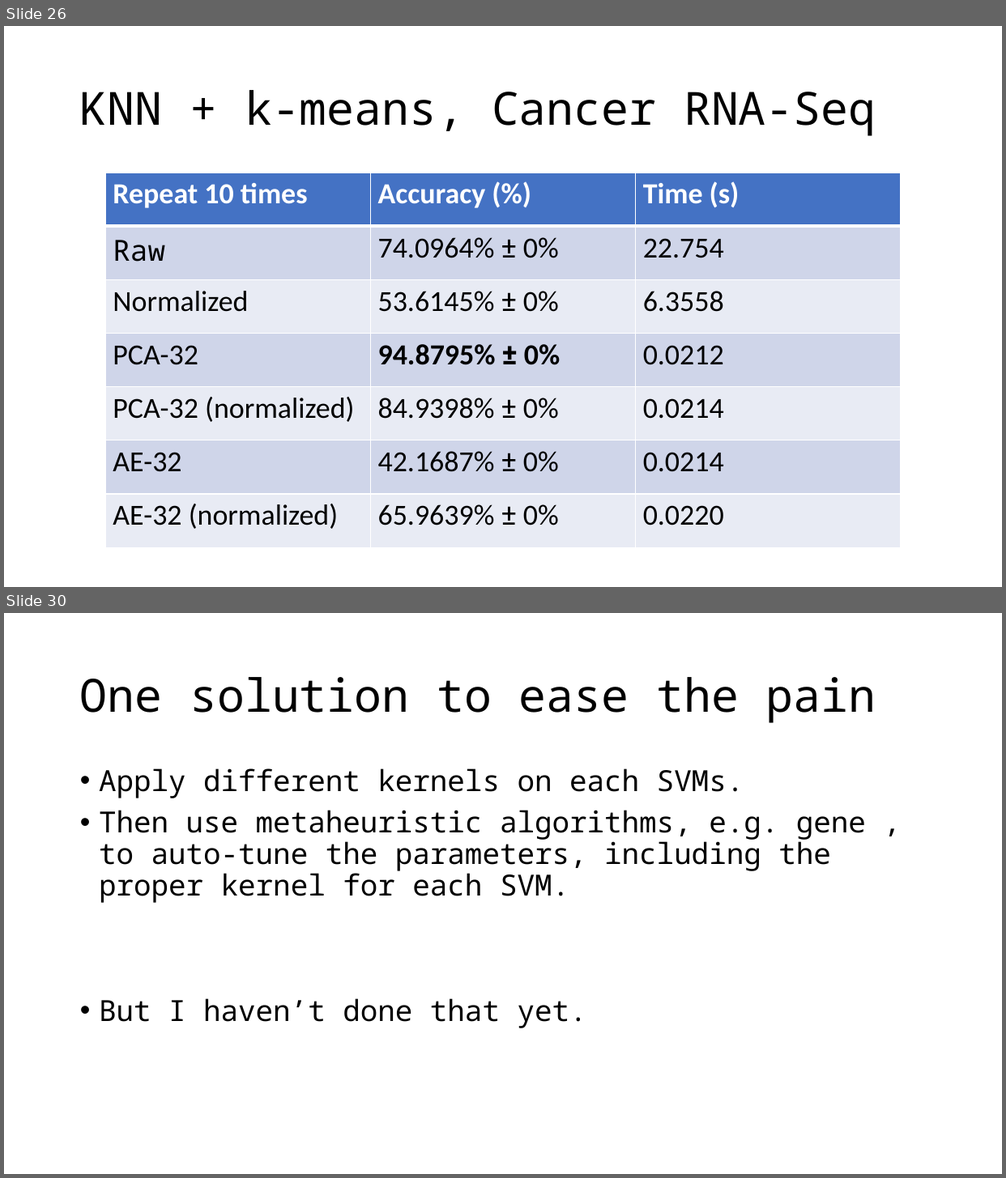
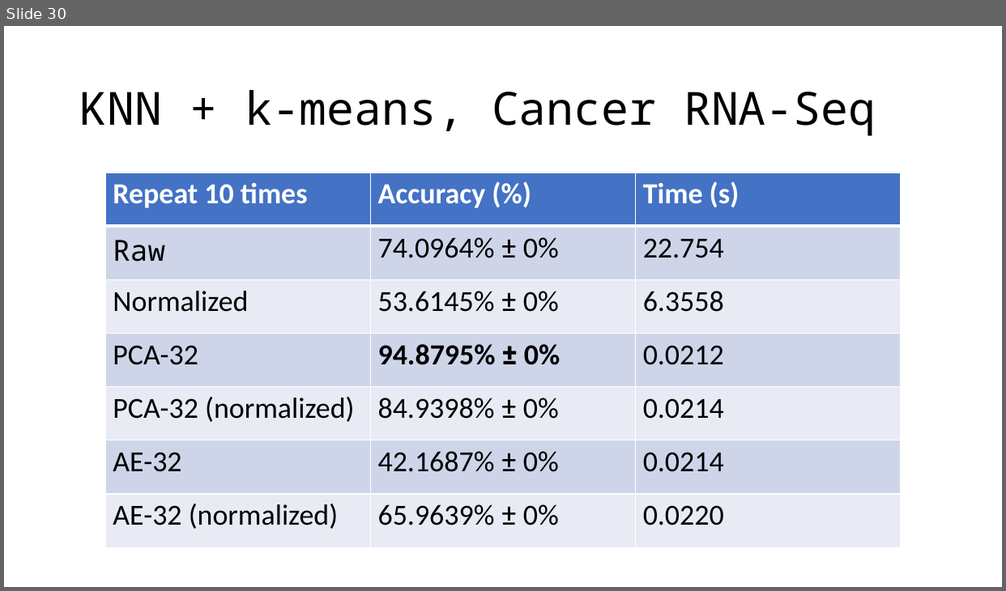
Before and after one commit to OEmiliatanO/CSE_data_mining, a slide deck: final/ppt/第八組.pptx. Shown one above the other, each under a label of ours: slides 26 and 30 before the commit, slide 30 after it; the slides between them are not shown. The pictures are 1006x1178 and 1006x591 pixels, drawn with LibreOffice and Linux fonts; fonts in the diff are those of the drawing. Boxes give left, top, right and bottom in pixels: in the first picture for what was removed or moved away, otherwise in the second. Text is boxed around its words. In the diff, an @@ line names an element or a change of style, - is before the commit and + after.

```diff
--- a/final/ppt/第八組.pptx
+++ b/final/ppt/第八組.pptx
@@ slide 30 removed at bbox=[4, 613, 1002, 1174], background #FFFFFF @@
@@ title removed at bbox=[80, 677, 876, 723] @@
-One solution to ease the pain
@@ text removed at bbox=[99, 769, 866, 1029] @@
-• Apply different kernels on each SVMs.
-• Then use metaheuristic algorithms, e.g. gene , to auto-tune the parameters, including the proper kernel for each SVM.
-• But I haven’t done that yet.
@@ what was slide 26 is now slide 30 @@
```
Also in this commit, not shown: 4 slides changed, 11 slides added, 8 other slides removed.
